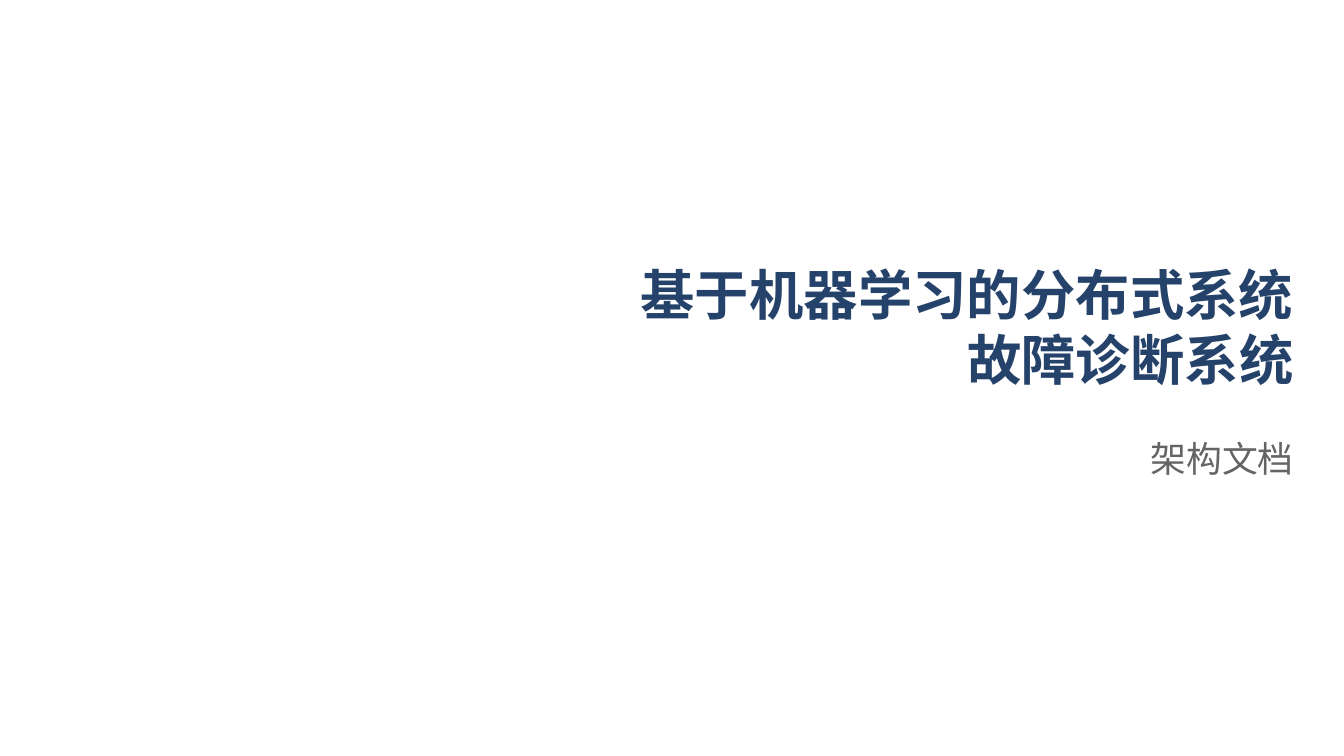
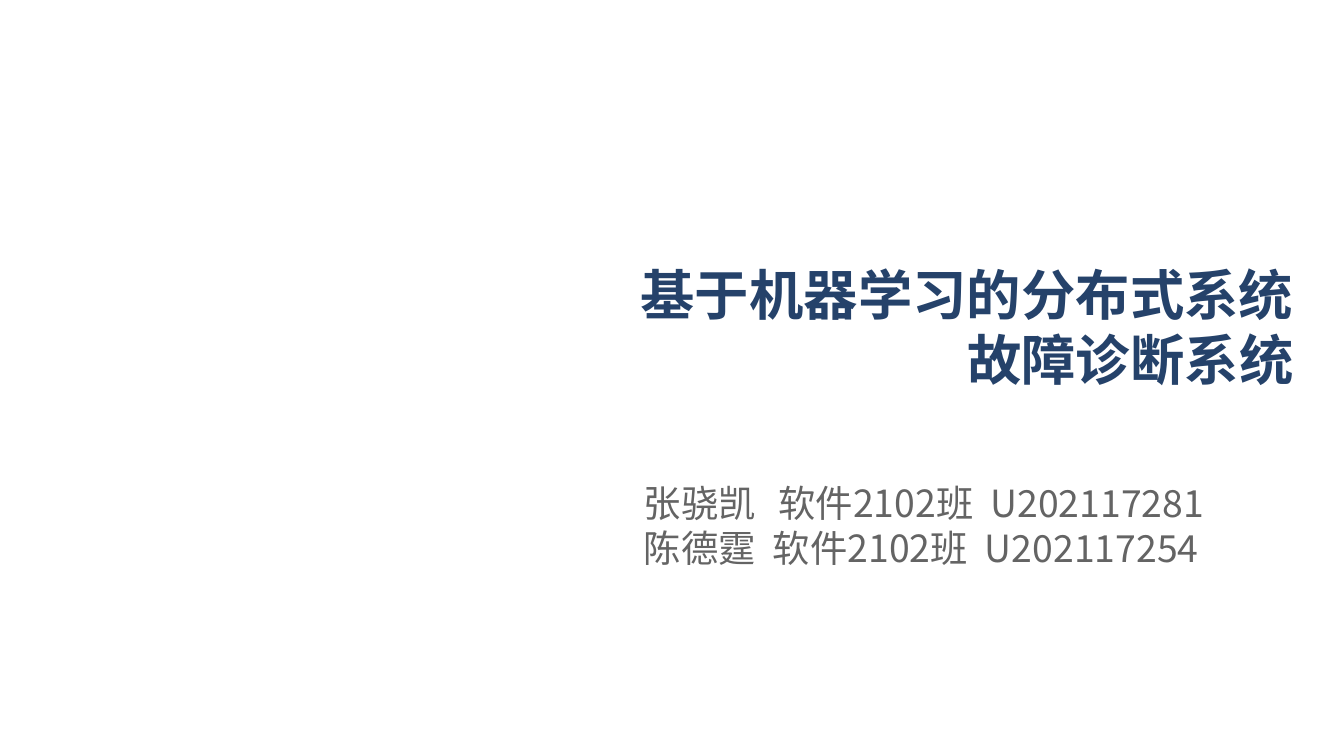
Before and after one commit to dekrt/SoftwareArchitecture, a slide deck: slide 1 of 架构设计-ArchitectureDesign/ArchitectureDesign.pptx. Drawn at 1344x756 pixels with LibreOffice and Linux fonts; fonts in the diff are those of the drawing; background and template pictures are left out. Boxes give left, top, right and bottom in pixels: in the first picture for what was removed or moved away, otherwise in the second. Text is boxed around its words. In the diff, an @@ line names an element or a change of style, - is before the commit and + after.

```diff
--- a/架构设计-ArchitectureDesign/ArchitectureDesign.pptx
+++ b/架构设计-ArchitectureDesign/ArchitectureDesign.pptx
@@ text at [644,485,1204,565]: text changed; size 19.2 to 20 pt @@
-架构文档
+张骁凯 软件2102班 U202117281
+陈德霆 软件2102班 U202117254
```
Also in this commit, not shown: 1 other slide changed, 1 slide added.
